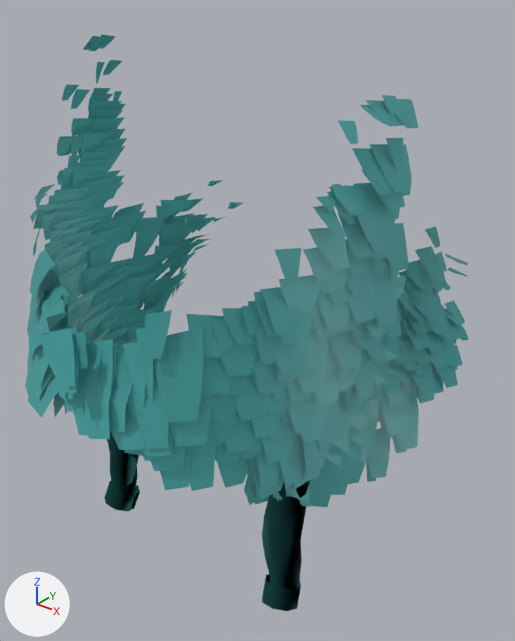
The glTF model assets/giant/parts/Beard_mutton_chops.glb as it was, and as the next commit left it.
Camera for both pictures: a 50 mm lens placed at (0.348, -0.546, 3.551), pointed at (0.023, -0.14, 3.299). The axes (+X, +Y, +Z) are drawn at lower left. The lights are the same throughout. The picture after the commit comes second. Vertices at exactly the same position are counted once.

In view in the first picture: 'Beard_mutton_chops'.
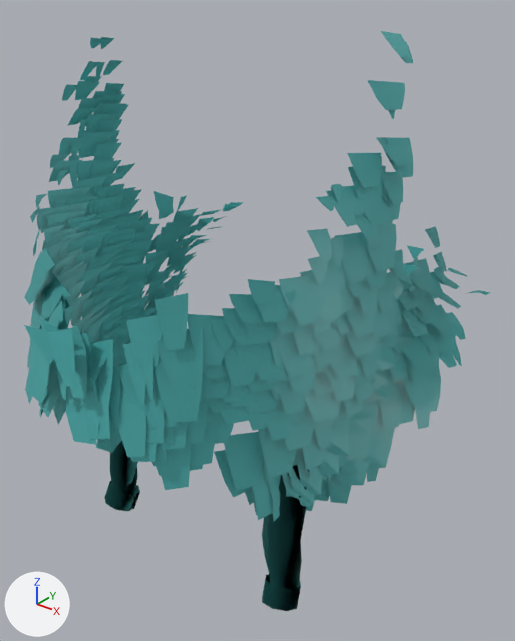
Where the change shows, as pixel boxes [x1, y1, x2, y2] in the pictures (515 x 641 px; the box of a moved part takes in the faces that stretch with it):
'Beard_mutton_chops', reshaped
    before: [25, 35, 469, 611]
    after: [24, 31, 490, 611]
part 1 of me_beard_mutton_chops, moved or reshaped
    before: [371, 225, 397, 272]
    after: [363, 188, 390, 225]
part 2 of me_beard_mutton_chops, moved or reshaped (mostly hidden before)
    before: [65, 282, 71, 290]
    after: [75, 81, 100, 100]
part 3 of me_beard_mutton_chops, moved or reshaped
    before: [101, 129, 125, 139]
    after: [81, 290, 107, 318]
part 4 of me_beard_mutton_chops, moved or reshaped (not visible afterwards)
    before: [91, 328, 110, 343]
part 5 of me_beard_mutton_chops, moved or reshaped (not visible before)
    after: [93, 198, 123, 215]
part 6 of me_beard_mutton_chops, moved or reshaped
    before: [100, 175, 125, 201]
    after: [93, 91, 116, 103]
part 7 of me_beard_mutton_chops, moved or reshaped
    before: [86, 170, 121, 183]
    after: [167, 246, 195, 266]
part 8 of me_beard_mutton_chops, moved or reshaped
    before: [159, 220, 187, 243]
    after: [170, 252, 196, 271]
part 9 of me_beard_mutton_chops, moved or reshaped
    before: [32, 60, 410, 464]
    after: [24, 42, 440, 497]
part 10 of me_beard_mutton_chops, edited (looks the same)
    both: [27, 138, 468, 507]

What changed in the scene script:
```text
Change me_beard_mutton_chops:
    used by ob_beard_mutton_chops; location = (0.0, 0.0, 0.0)
    remove me_beard_mutton_chops.from_pydata(...)  # 5178 vertices, 3976 faces; spans x -0.16..0.165, y -0.33..0.008, z 3.085..3.508
    add me_beard_mutton_chops.from_pydata(...)  # 5178 vertices, 3976 faces; spans x -0.16..0.161, y -0.329..0.024, z 3.085..3.522
    me_beard_mutton_chops part 1: the loose piece of 8 vertices spanning x 0.126..0.14, y -0.164..-0.126, z 3.374..3.405 is scaled about its middle by (1.25, 0.929, 0.728), then moved by (0.0, -0.015, 0.032)
    me_beard_mutton_chops part 2: the loose piece of 8 vertices spanning x -0.094..-0.068, y -0.268..-0.231, z 3.306..3.339 is multiplied about its middle by the matrix ((0.524, 0.248, 0.193), (-0.272, 0.546, 0.037), (-0.158, -0.118, 0.578)), then moved by (-0.047, 0.081, 0.145)
    me_beard_mutton_chops part 3: the loose piece of 8 vertices spanning x -0.142..-0.129, y -0.157..-0.127, z 3.411..3.435 is multiplied about its middle by the matrix ((1.233, -0.307, -0.224), (0.293, 1.252, -0.105), (0.242, 0.049, 1.266)), then moved by (0.03, -0.06, -0.13)
    me_beard_mutton_chops part 4: the loose piece of 8 vertices spanning x -0.104..-0.084, y -0.227..-0.19, z 3.242..3.279 is multiplied about its middle by the matrix ((0.242, 0.106, 0.381), (-0.224, 0.404, 0.03), (-0.326, -0.199, 0.262)), then moved by (-0.049, 0.188, 0.034)
    me_beard_mutton_chops part 5: the loose piece of 8 vertices spanning x -0.055..-0.022, y -0.289..-0.268, z 3.265..3.293 is multiplied about its middle by the matrix ((0.576, 0.762, -0.073), (-0.761, 0.58, 0.055), (0.088, 0.025, 0.954)), then moved by (-0.086, 0.117, 0.085)
    me_beard_mutton_chops part 6: the loose piece of 8 vertices spanning x -0.135..-0.126, y -0.166..-0.135, z 3.373..3.397 is multiplied about its middle by the matrix ((0.87, -0.047, 0.202), (0.04, 0.892, 0.037), (-0.204, -0.027, 0.87)), then moved by (-0.003, 0.002, 0.072)
    me_beard_mutton_chops part 7: the loose piece of 8 vertices spanning x -0.14..-0.124, y -0.18..-0.139, z 3.38..3.403 is scaled about its middle by (1.17, 0.993, 0.934), then moved by (-0.002, 0.091, -0.095)
    me_beard_mutton_chops part 8: the loose piece of 8 vertices spanning x -0.134..-0.119, y -0.106..-0.067, z 3.318..3.341 is multiplied about its middle by the matrix ((1.027, -0.075, 0.147), (0.073, 1.037, 0.025), (-0.149, -0.015, 1.029)), then moved by (-0.013, 0.024, -0.042)
    me_beard_mutton_chops part 9: 4392 of 5178 vertices moved; they spanned x -0.16..0.165, y -0.33..0.008, z 3.175..3.508 and now span x -0.16..0.161, y -0.329..0.024, z 3.164..3.522; mean shift (-0.005, -0.001, -0.001); largest move (-0.145, -0.149, 3.495) -> (0.129, -0.138, 3.185)
    me_beard_mutton_chops part 10: 1361 kept faces spanning x -0.16..0.161, y -0.329..0.024, z 3.164..3.513 get new vertex colours
    other edits to the shape of me_beard_mutton_chops do not show in these pictures
```
